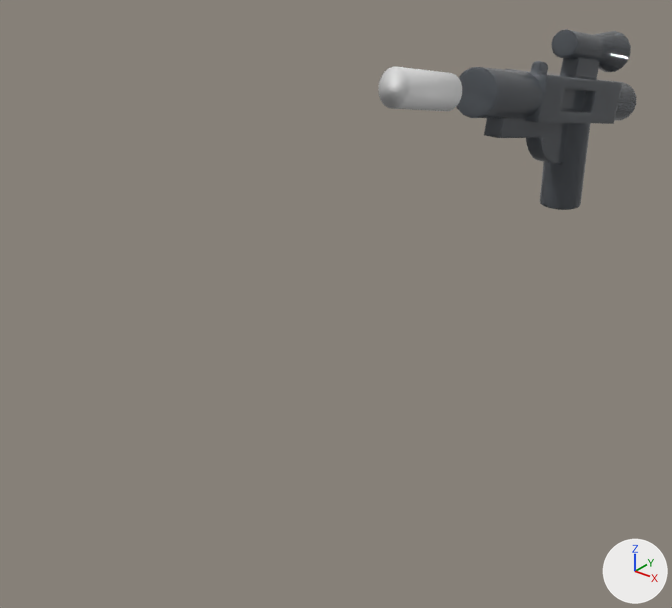
One commit to the Blender file gun.blend: the scene before it, then after it.
The view is the same before and after, from a 50 mm camera at (30.0, -66.0, 25.1) aimed at (-3.0, -24.7, -0.5). Every picture has the same lights, and +X, +Y and +Z are marked at lower right. The older version comes first.

Names of what the first picture shows: 'Cylinder', 'part'.
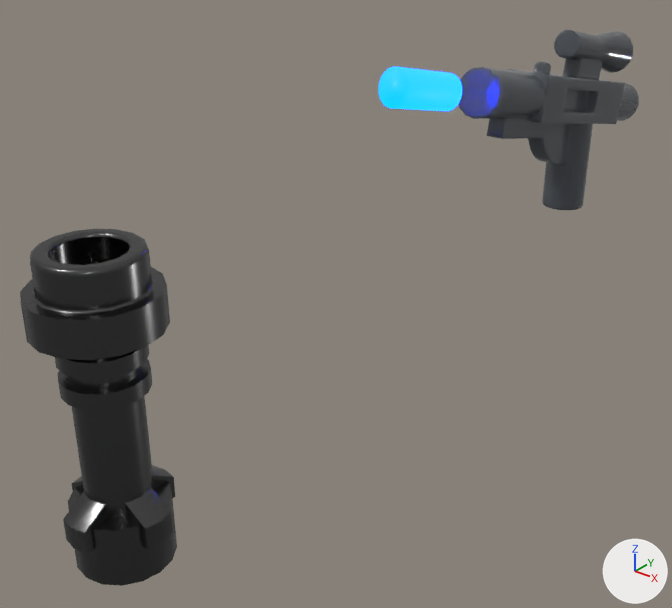
Location of each change, [x1, y1, x2, y2] in pixels of the pictures (672 x 608 px):
'hilt', added
    after: [20, 229, 177, 586]
'part', moved
    before: [456, 30, 636, 210]
    after: [458, 30, 639, 210]
'Cylinder', recoloured (white to blue)
    both: [378, 67, 462, 111]

Patch to the scene script:
```diff
--- a/gun.blend.py
+++ b/gun.blend.py
@@ mat_material @@
+mat_material = principled_material('Material')
+mat_material.base_color = (0.0279, 0.0177, 0.484)  # blue #2f24b9
+mat_material.roughness = 0.537
+mat_material.emission_color = (0.0, 0.0217, 1.0)  # blue #0029ff
+mat_material.emission_strength = 30.0
@@ mat_material_002 @@
+mat_material_002 = principled_material('Material.002')
+mat_material_002.base_color = (0.1, 0.1, 0.1)  # dark grey #595959
+mat_material_002.metallic = 1.0
+mat_material_002.roughness = 0.255
@@ me_cylinder @@
 me_cylinder.from_pydata(...)  # 64 vertices, 34 faces; spans x -1.0..1.0, y -1.0..1.0, z -1.0..1.0
+me_cylinder.materials.append(mat_material)  # blue #2f24b9, glowing blue #0029ff
@@ me_64567_002 @@
+me_64567_002.from_pydata(...)  # 1044 vertices, 640 faces; spans x -3.0..3.0, y 0.0..15.8, z -3.0..3.0
+me_64567_002.materials.append(mat_material_002)  # dark grey #595959
@@ ob_part @@
 ob_part.parent = ob_empty
-ob_part.location = (0.0, 0.0, 0.0)
+ob_part.location = (0.211, 0.0, 0.0)
 ob_part.rotation_euler = (1.571, 0.0, 0.0)  # degrees (90, 0, 0)
@@ ob_hilt @@
+ob_hilt = bpy.data.objects.new('hilt', me_64567_002)
+ob_hilt.parent = ob_ls
+ob_hilt.location = (0.0, 0.0, 0.0)
+ob_hilt.rotation_euler = (1.571, 0.0, 0.0)  # degrees (90, 0, 0)
@@ ob_ls @@
+ob_ls = bpy.data.objects.new('ls', None)
+ob_ls.location = (0.0, -44.65, -5.274)
```
